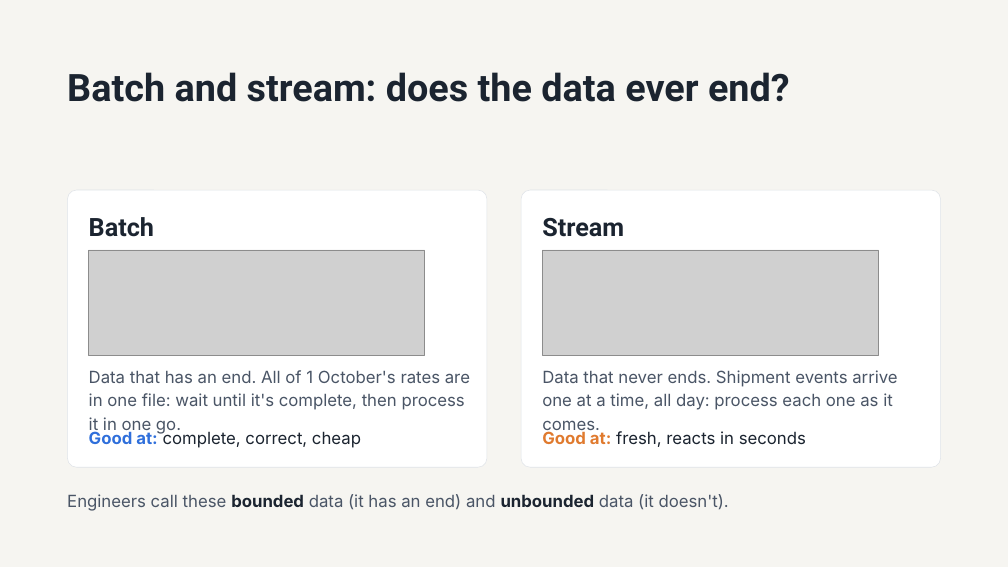
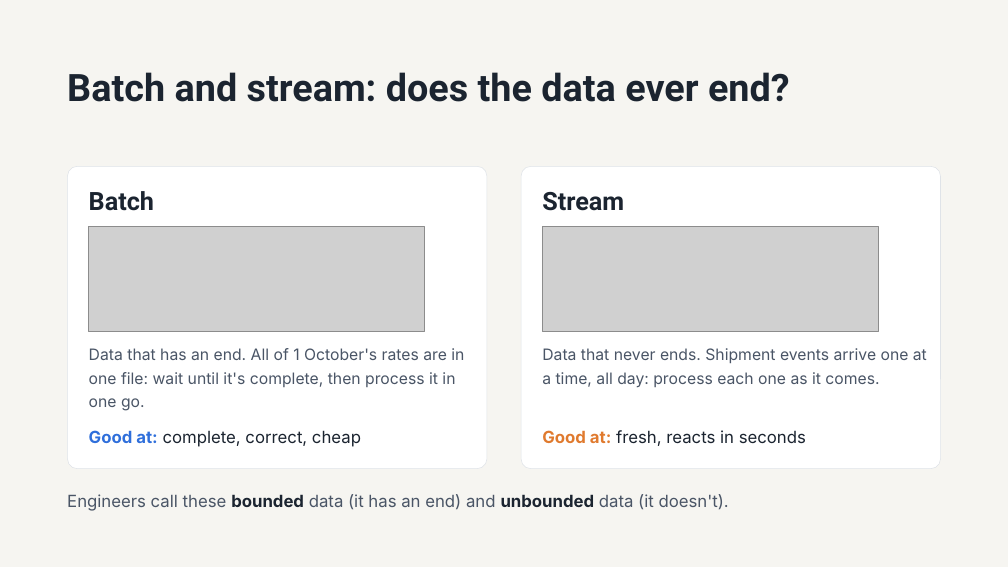
Before and after one commit to 1768SAIKUMAR/cloud-computing-srh, a slide deck: slide 5 of sessions/03-batch-streams-and-architecture-patterns/slides/session-03-batch-streams-and-architecture-patterns.pptx. Drawn at 1008x567 pixels with LibreOffice and Linux fonts; fonts in the diff are those of the drawing; grey boxes stand for pictures. Boxes give left, top, right and bottom in pixels: in the first picture for what was removed or moved away, otherwise in the second. Text is boxed around its words. In the diff, an @@ line names an element or a change of style, - is before the commit and + after.

```diff
--- a/sessions/03-batch-streams-and-architecture-patterns/slides/session-03-batch-streams-and-architecture-patterns.pptx
+++ b/sessions/03-batch-streams-and-architecture-patterns/slides/session-03-batch-streams-and-architecture-patterns.pptx
@@ rounded rectangle: place and size @@
-rounded rectangle at <box>67,190,487,467</box>
+rounded rectangle at <box>67,166,487,469</box>
@@ rounded rectangle: place and size @@
-rounded rectangle at <box>521,190,941,467</box>
+rounded rectangle at <box>521,166,941,469</box>
@@ 2 pictures, 2 texts: place and size @@
-2 pictures, 2 texts at <box>88,217,878,355</box>
+2 pictures, 2 texts at <box>88,191,878,332</box>
@@ text "Data that has an end. ...": place and size @@
-text "Data that has an end. ..." at <box>89,370,470,434</box>
+text "Data that has an end. ..." at <box>89,348,464,411</box>
@@ text "Data that has an end. ..." at <box>89,348,464,411</box>: size 16 to 15 pt @@
@@ text "Data that never ends. Shipment ..." at <box>542,348,927,388</box>: size 16 to 15 pt @@
@@ text "Data that never ends. Shipment ...": place and size @@
-text "Data that never ends. Shipment ..." at <box>542,370,897,410</box>
+text "Data that never ends. Shipment ..." at <box>542,348,927,388</box>
```
Also in this commit, not shown: 9 other slides changed.
